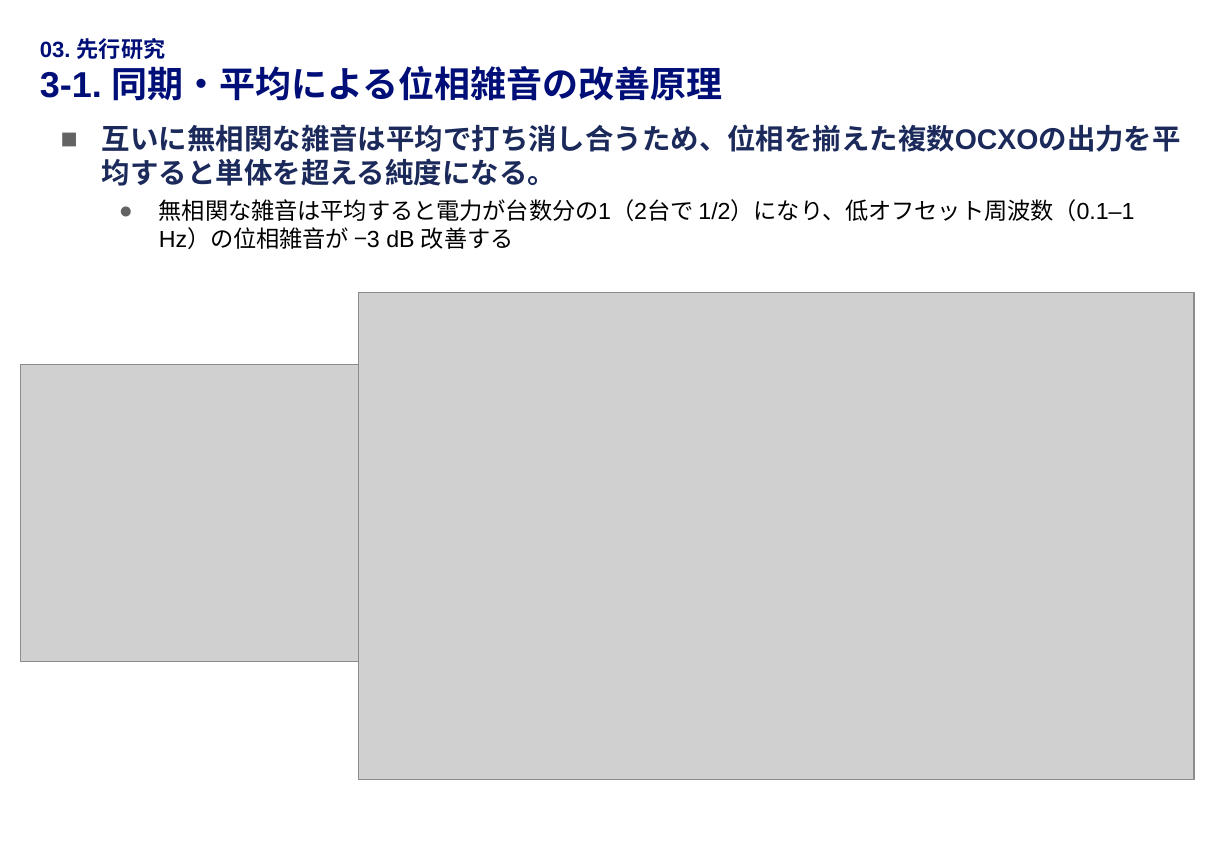
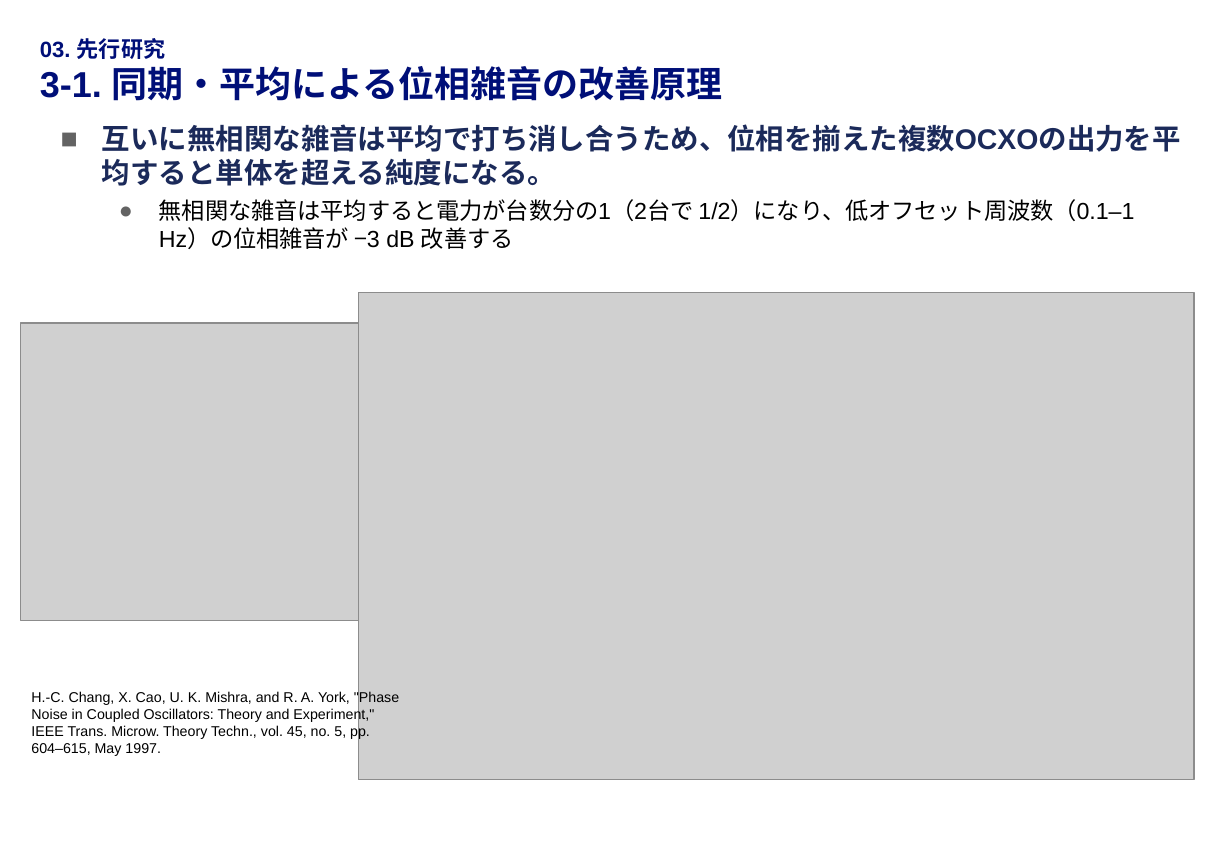
Before and after one commit to Harushirof/master_research, a slide deck: slide 6 of presentations/mid_term_202606/04_slides_draft/中間発表_スライド_v5.pptx. Drawn at 1232x853 pixels with LibreOffice and Linux fonts; fonts in the diff are those of the drawing; grey boxes stand for pictures; background and template pictures are left out. Boxes give left, top, right and bottom in pixels: in the first picture for what was removed or moved away, otherwise in the second. Text is boxed around its words. In the diff, an @@ line names an element or a change of style, - is before the commit and + after.

```diff
--- a/presentations/mid_term_202606/04_slides_draft/中間発表_スライド_v5.pptx
+++ b/presentations/mid_term_202606/04_slides_draft/中間発表_スライド_v5.pptx
@@ picture: place and size @@
-picture at (20,364,358,661)
+picture at (20,323,358,620)
@@ text added at (31,691,399,756), 9 pt, text #000000 @@
+H.-C. Chang, X. Cao, U. K. Mishra, and R. A. York, "Phase Noise in Coupled Oscillators: Theory and Experiment," IEEE Trans. Microw. Theory Techn., vol. 45, no. 5, pp. 604–615, May 1997.
```
Also in this commit, not shown: 10 other slides changed, 8 other files.
